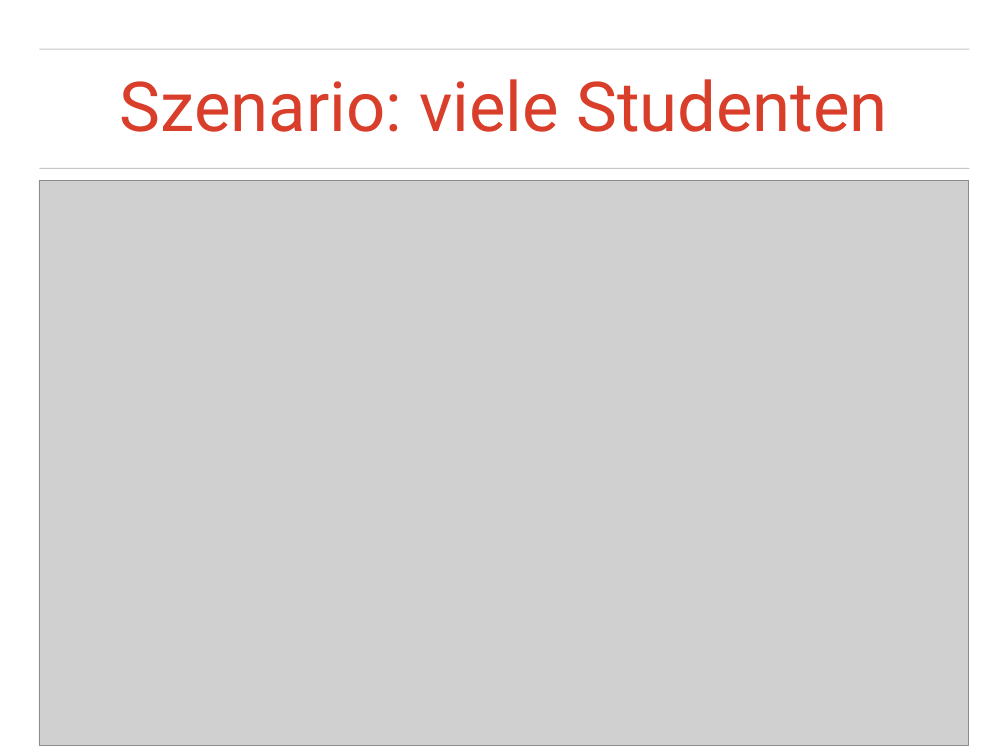
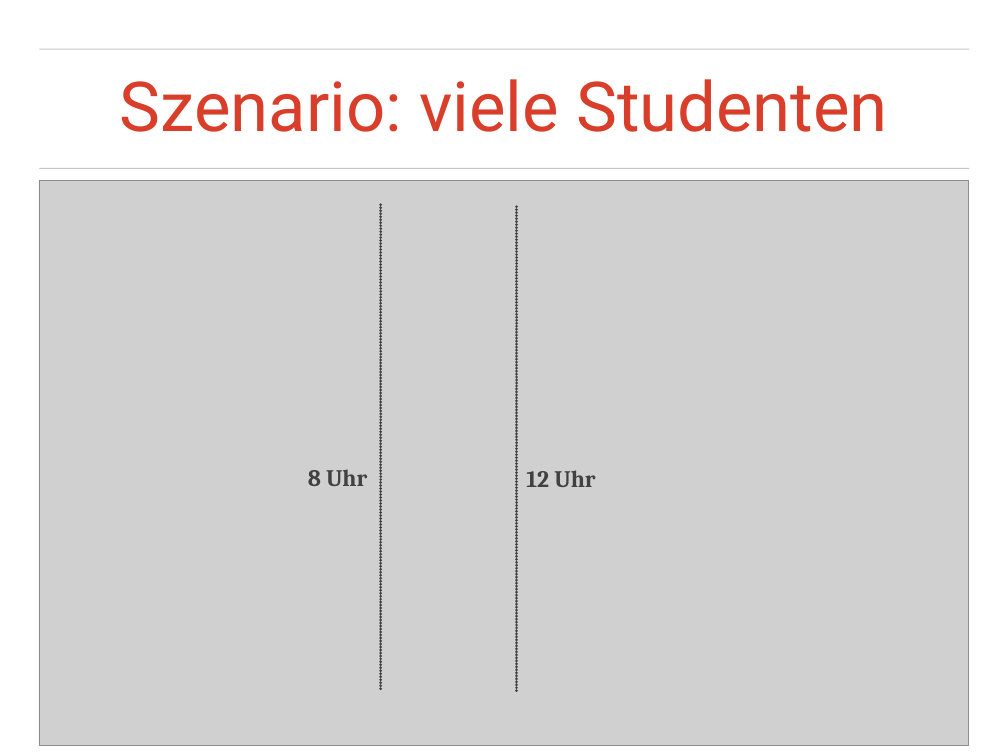
Before and after one commit to jvogtherr/OScillate, a slide deck: slide 10 of OScillate_Praesentation.ppt. Drawn at 1008x756 pixels with LibreOffice and Linux fonts; fonts in the diff are those of the drawing; grey boxes stand for pictures; background and template pictures are left out. Boxes give left, top, right and bottom in pixels: in the first picture for what was removed or moved away, otherwise in the second. Text is boxed around its words. In the diff, an @@ line names an element or a change of style, - is before the commit and + after.

```diff
--- a/OScillate_Praesentation.ppt
+++ b/OScillate_Praesentation.ppt
@@ line added from (381, 689) to (381, 204), #414141 3 pt @@
@@ line added from (517, 690) to (517, 206), #414141 3 pt @@
@@ free added at [303,458,372,498], 24 pt, text #414141, bold @@
+8 Uhr
@@ free added at [521,459,601,498], 24 pt, text #414141, bold @@
+12 Uhr
```
Also in this commit, not shown: 2 other slides changed, 3 slides added, 2 slides removed, 45 other files.
